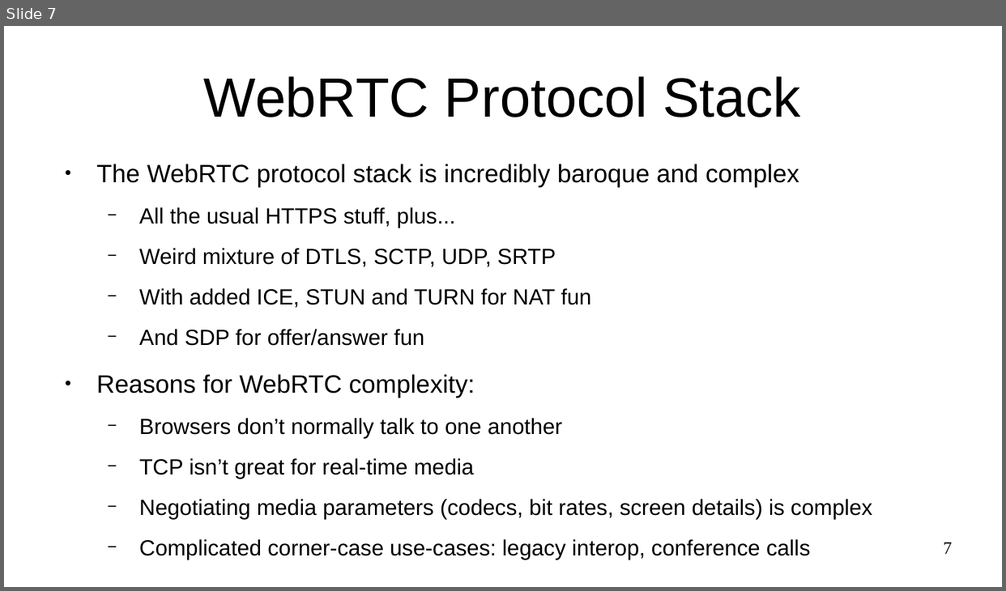
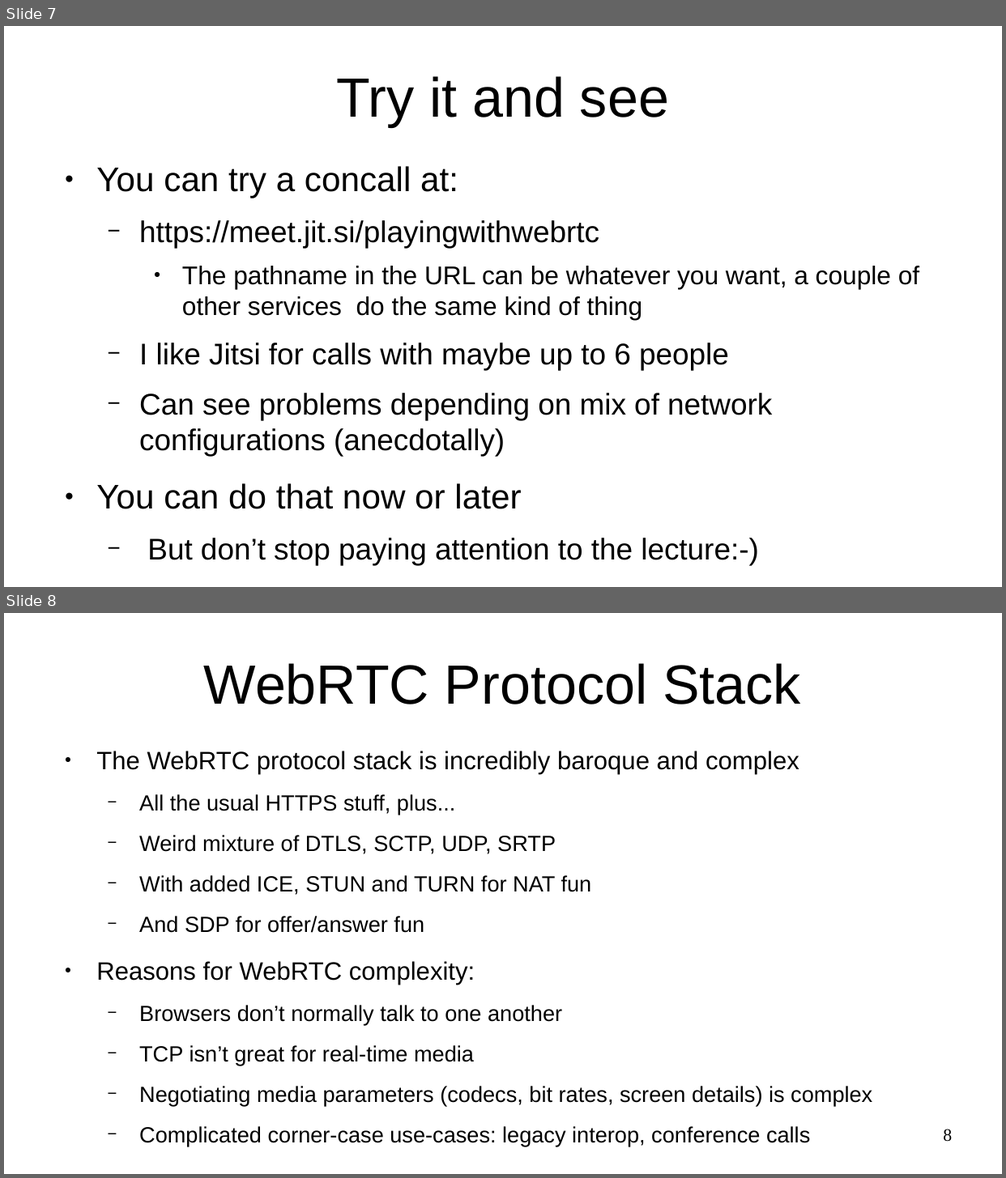
Before and after one commit to sftcd/cs7053, a slide deck: 2016lectures/12-webrtc.odp. Shown one above the other, each under a label of ours: slide 7 before the commit, slides 7 and 8 after it. The pictures are 1006x591 and 1006x1178 pixels, drawn with LibreOffice and Linux fonts; fonts in the diff are those of the drawing. Boxes give left, top, right and bottom in pixels: in the first picture for what was removed or moved away, otherwise in the second. Text is boxed around its words. In the diff, an @@ line names an element or a change of style, - is before the commit and + after.

```diff
--- a/2016lectures/12-webrtc.odp
+++ b/2016lectures/12-webrtc.odp
@@ slide 7 added at [4,26,1002,587], background #FFFFFF @@
@@ title added at [336,76,669,127], 44 pt, text #000000 @@
+Try it and see
@@ text added at [96,166,919,565], 23.8 pt, text #000000 @@
+● You can try a concall at:
+  − https://meet.jit.si/playingwithwebrtc
+    ● The pathname in the URL can be whatever you want, a couple of other services do the same kind of thing
+  − I like Jitsi for calls with maybe up to 6 people
+  − Can see problems depending on mix of network configurations (anecdotally)
+● You can do that now or later
+  − But don’t stop paying attention to the lecture:-)
@@ what was slide 7 is now slide 8 @@
@@ page number at [943,1129,952,1142]: text changed @@
-7
+8
```
Also in this commit, not shown: 3 slides changed, 5 other slides added, 1 other file.
